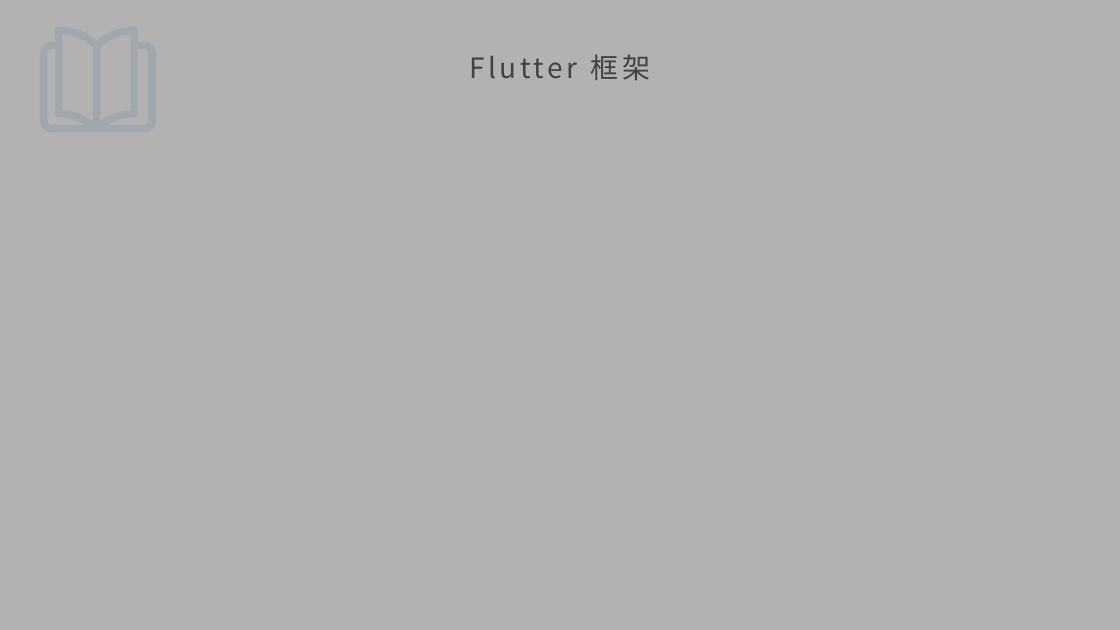
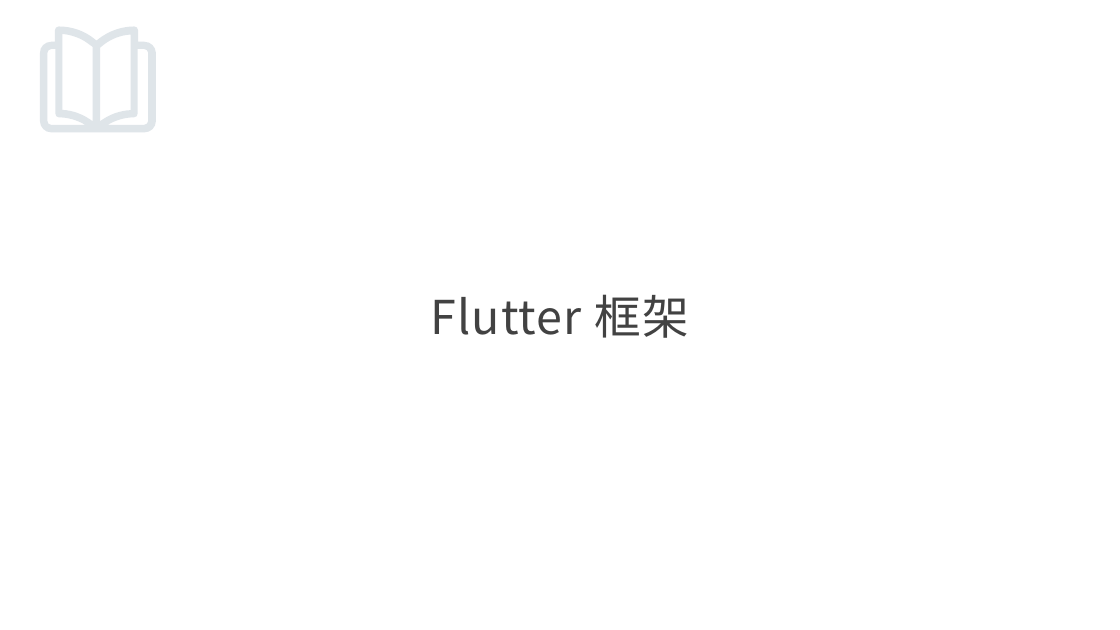
Before and after one commit to maosong-pactera/training, a slide deck: slide 5 of flutter/移动端Flutter_第1课_如何开始工作？.pptx (slide 4 before the commit). Drawn at 1120x630 pixels with LibreOffice and Linux fonts; fonts in the diff are those of the drawing; background and template pictures are left out. Boxes give left, top, right and bottom in pixels: in the first picture for what was removed or moved away, otherwise in the second. Text is boxed around its words. In the diff, an @@ line names an element or a change of style, - is before the commit and + after.

```diff
--- a/flutter/移动端Flutter_第1课_如何开始工作？.pptx
+++ b/flutter/移动端Flutter_第1课_如何开始工作？.pptx
@@ rectangle removed at [0,0,1120,630] @@
@@ title "Flutter 框架": place and size @@
-title "Flutter 框架" at [470,54,650,80]
+title "Flutter 框架" at [431,294,689,338]
@@ title "Flutter 框架" at [431,294,689,338]: size 24 to 40 pt, letter spacing 3 to 1 pt @@
```
Also in this commit, not shown: 10 other slides changed, 6 slides added, 4 other files.
